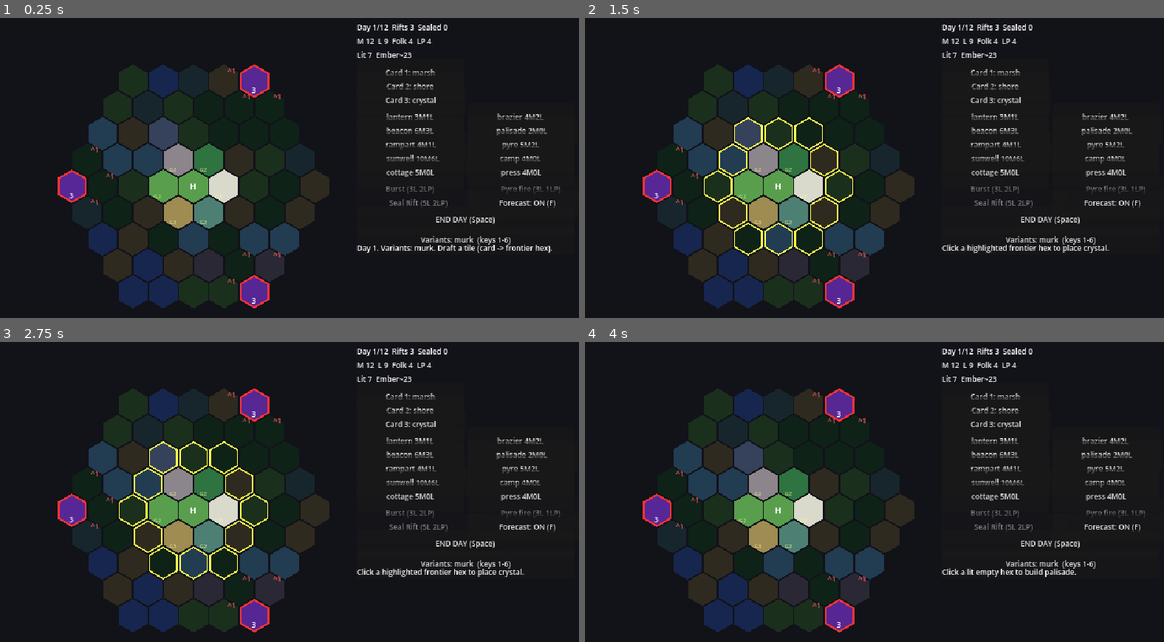
Above: before the commit, frames 1-4 (two rows, left to right).
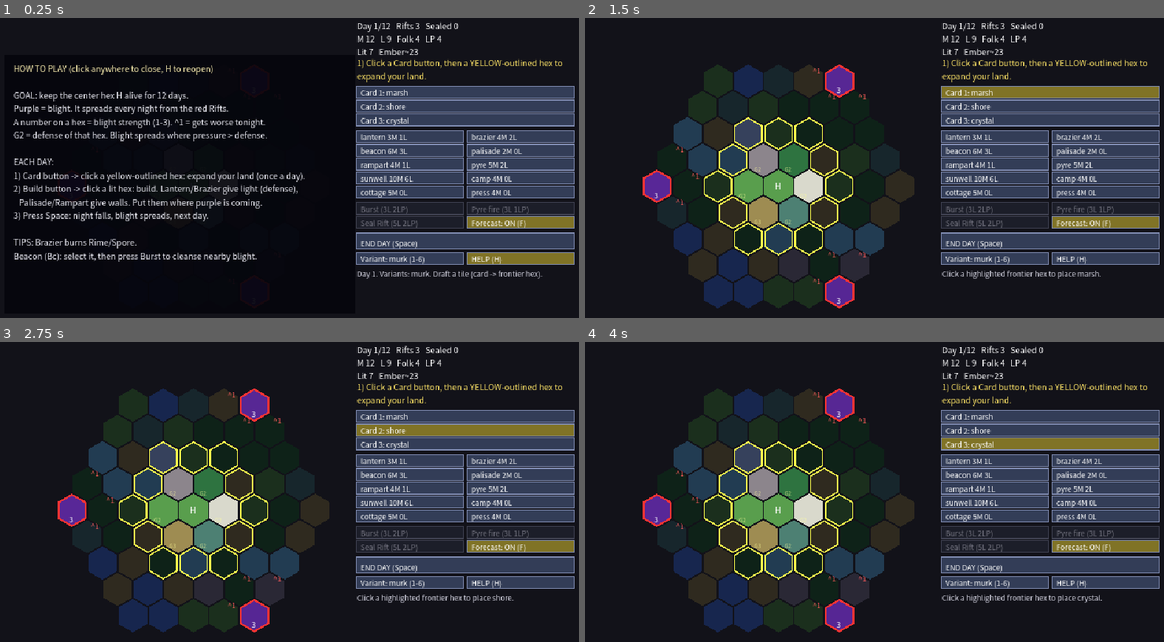
Above: after the commit, the same moments.

Repository: rlawnstlr001-design/SoloOS
Game: Godot game, scene res://scenes/main.tscn
Same seed, same stepped clock (60 frames per second), same inputs: the game is played once before the commit and once after it.
Inputs (mouse positions are in pixels of both pictures, inside the frame that each line leads up to):
- Up to frame 1 (0.25 s): no input
- Up to frame 2 (1.5 s): click (996, 72) at 0.5 s, where only the run before the commit has a clickable "Card 1: marsh"; click (996, 87) at 1.25 s, where only the run before the commit has a clickable "Card 2: shore"
- Up to frame 3 (2.75 s): click (411, 426) at 2 s, where only the run before the commit has a clickable "Card 3: crystal"
- Up to frame 4 (4 s): click (996, 441) at 2.75 s, where only the run before the commit has a clickable "lantern 3M1L"; click (1106, 441) at 3.5 s, where only the run before the commit has a clickable "brazier 4M2L"

The runs differ from the first frame. In frame 1, 46% of the frame differs, in the area x 2-100%, y 1-97%; in frame 2, 20%; in frame 3, 20%; in frame 4, 21%.

Commit message:
Prototype: in-game help overlay, step hints, self-drawn buttons, Korean text on ko locale
Co-Authored-By: Claude Sonnet 5.5 <noreply@anthropic.com>
Claude-Session: https://claude.ai/code/session_01LyjitZeNacAnkruFKNNNhR

Diff:
--- a/scripts/main.gd
+++ b/scripts/main.gd
@@ -38,15 +38,29 @@
 var show_fc := true
 var msg := "Welcome. Place a tile card, build, then End Day (Space)."
 var fc: Array = []
-var ui: CanvasLayer
-var panel_nodes: Array = []
 var font: Font
+var ko := OS.get_locale_language() == "ko"
+var show_help := true
+
+
+func T(en: String, kr: String) -> String:
+	return kr if ko else en
+
+
+func _style(c: Color) -> StyleBoxFlat:
+	var sb := StyleBoxFlat.new()
+	sb.bg_color = c
+	sb.set_corner_radius_all(2)
+	sb.content_margin_left = 3; sb.content_margin_right = 3
+	sb.content_margin_top = 0; sb.content_margin_bottom = 0
+	return sb
 
 
 func _ready() -> void:
-	font = ThemeDB.fallback_font
-	ui = CanvasLayer.new()
-	add_child(ui)
+	var sf := SystemFont.new()
+	sf.font_names = PackedStringArray(["Malgun Gothic", "Noto Sans CJK KR", "Apple SD Gothic Neo", "NanumGothic", "sans-serif"])
+	sf.fallbacks = [ThemeDB.fallback_font]
+	font = sf
 	_new_game()
 
 
@@ -89,75 +103,57 @@
 	return best
 
 
-# ---------------- UI ----------------
+# ---------------- UI (self-drawn buttons: identical look on every Godot version) ----------------
+var btns: Array = []     # {r: Rect2, t: String, cb: Callable, on: bool, act: bool}
+var texts: Array = []    # {p: Vector2, w: float, t: String, c: Color, fs: int}
+var hover_btn := -1
+
+
 func _build_ui() -> void:
-	for n in panel_nodes: n.queue_free()
-	panel_nodes.clear()
+	btns.clear(); texts.clear()
 	var x := 392.0
 	var y := 4.0
-	var lbl := Label.new()
-	lbl.position = Vector2(x, y)
-	lbl.add_theme_font_size_override("font_size", 8)
 	var resist_txt := ""
 	for c in GS.CLASSES:
 		if g.resist[c] > 0: resist_txt += " RESIST-%s(%d)" % [c, g.resist[c]]
-	lbl.text = "Day %d/%d  Rifts %d  Sealed %d\nM %d  L %d  Folk %d  LP %d%s\nLit %d  Ember~%d" % [g.day, g.days, g.rift.size(), g.sealed, g.M, g.L, g.folk, g.lp, resist_txt, g.lit_count(), int(g.ember())]
-	ui.add_child(lbl); panel_nodes.append(lbl)
+	_text(Vector2(x, y + 8), 240, "Day %d/%d   Rifts %d   Sealed %d\nM %d   L %d   Folk %d   LP %d%s\nLit %d   Ember~%d" % [g.day, g.days, g.rift.size(), g.sealed, g.M, g.L, g.folk, g.lp, resist_txt, g.lit_count(), int(g.ember())], Color(1, 1, 1), 9)
 	y += 40
+	_text(Vector2(x, y + 8), 240, _hint(), Color(1, 0.9, 0.4), 9)
+	y += 30
 	if not g.over:
 		for k in range(g.cards.size()):
-			var b := _btn("Card %d: %s%s" % [k + 1, g.cards[k], " (placed)" if placed_today else ""], Vector2(x, y), Vector2(116, 14))
-			b.disabled = placed_today
-			b.pressed.connect(_on_card.bind(k))
+			_btn(T("Card %d: %s", "카드 %d: %s") % [k + 1, g.cards[k]] + (T("  (used)", "  (사용됨)") if placed_today else ""), Vector2(x, y), Vector2(236, 13), _on_card.bind(k), not placed_today, mode == "card" and card_idx == k)
 			y += 15
 		y += 3
 		var col := 0
 		for n in GS.BUILD_ORDER:
 			var c: Array = GS.STRUCT[n]
-			var bx := x + col * 120.0
-			var b2 := _btn("%s %dM%dL" % [n, c[0], c[1]], Vector2(bx, y), Vector2(116, 14))
-			b2.pressed.connect(_on_build.bind(n))
+			_btn("%s %dM %dL" % [n, c[0], c[1]], Vector2(x + col * 120.0, y), Vector2(116, 13), _on_build.bind(n), g.M >= c[0] and g.L >= c[1] and g.lp >= c[2], mode == "build" and build_name == n)
 			col += 1
 			if col == 2:
 				col = 0; y += 15
 		if col == 1: y += 15
 		y += 3
-		var ab_y := y
-		var bb := _btn("Burst (3L 2LP)", Vector2(x, ab_y), Vector2(116, 14))
-		bb.disabled = selected < 0 or not g.can_burst(selected)
-		bb.pressed.connect(_on_burst)
-		var pb := _btn("Pyre fire (3L 1LP)", Vector2(x + 120, ab_y), Vector2(116, 14))
-		pb.disabled = selected < 0 or not g.can_pyre(selected)
-		pb.pressed.connect(_on_pyre)
+		_btn("Burst (3L 2LP)", Vector2(x, y), Vector2(116, 13), _on_burst, selected >= 0 and g.can_burst(selected), false)
+		_btn("Pyre fire (3L 1LP)", Vector2(x + 120, y), Vector2(116, 13), _on_pyre, selected >= 0 and g.can_pyre(selected), false)
 		y += 15
-		var sb := _btn("Seal Rift (5L 2LP)", Vector2(x, y), Vector2(116, 14))
-		sb.disabled = selected < 0 or g.seal_targets(selected).is_empty()
-		sb.pressed.connect(_on_seal)
-		var fb := _btn("Forecast: %s (F)" % ("ON" if show_fc else "off"), Vector2(x + 120, y), Vector2(116, 14))
-		fb.pressed.connect(_toggle_fc)
+		_btn("Seal Rift (5L 2LP)", Vector2(x, y), Vector2(116, 13), _on_seal, selected >= 0 and not g.seal_targets(selected).is_empty(), false)
+		_btn("Forecast: %s (F)" % ("ON" if show_fc else "off"), Vector2(x + 120, y), Vector2(116, 13), _toggle_fc, true, show_fc)
 		y += 18
-	var eb := _btn("END DAY (Space)" if not g.over else "NEW GAME (R)", Vector2(x, y), Vector2(236, 18))
-	eb.pressed.connect(_end_day if not g.over else _new_game)
-	y += 22
-	var vb := _btn("Variants: %s  (keys 1-6)" % VNAMES[vset_idx], Vector2(x, y), Vector2(236, 14))
-	vb.pressed.connect(_next_vset)
+	_btn(T("END DAY (Space)", "하루 끝내기 (Space)") if not g.over else T("NEW GAME (R)", "새 게임 (R)"), Vector2(x, y), Vector2(236, 17), _end_day if not g.over else _new_game, true, false)
+	y += 21
+	_btn(T("Variant: %s (1-6)", "오염: %s (1-6)") % VNAMES[vset_idx], Vector2(x, y), Vector2(116, 13), _next_vset, true, false)
+	_btn(T("HELP (H)", "도움말 (H)"), Vector2(x + 120, y), Vector2(116, 13), _toggle_help, true, show_help)
 	y += 18
-	var ml := Label.new()
-	ml.position = Vector2(x, y)
-	ml.size = Vector2(240, 80)
-	ml.autowrap_mode = TextServer.AUTOWRAP_WORD_SMART
-	ml.add_theme_font_size_override("font_size", 8)
-	ml.text = _info_text()
-	ui.add_child(ml); panel_nodes.append(ml)
-
-
-func _btn(t: String, p: Vector2, s: Vector2) -> Button:
-	var b := Button.new()
-	b.text = t; b.position = p; b.size = s
-	b.add_theme_font_size_override("font_size", 8)
-	b.focus_mode = Control.FOCUS_NONE
-	ui.add_child(b); panel_nodes.append(b)
-	return b
+	_text(Vector2(x, y + 8), 240, _info_text(), Color(0.85, 0.85, 0.9), 8)
+
+
+func _btn(t: String, p: Vector2, sz: Vector2, cb: Callable, on: bool, act: bool) -> void:
+	btns.append({"r": Rect2(p, sz), "t": t, "cb": cb, "on": on, "act": act})
+
+
+func _text(p: Vector2, w: float, t: String, c: Color, fs: int) -> void:
+	texts.append({"p": p, "w": w, "t": t, "c": c, "fs": fs})
 
 
 func _info_text() -> String:
@@ -172,6 +168,27 @@
 	return t
 
 
+func _draw_ui() -> void:
+	for tx in texts:
+		draw_multiline_string(font, tx["p"], tx["t"], HORIZONTAL_ALIGNMENT_LEFT, tx["w"], tx["fs"], -1, tx["c"])
+	for i in range(btns.size()):
+		var b: Dictionary = btns[i]
+		var r: Rect2 = b["r"]
+		var bg := Color(0.20, 0.24, 0.34)
+		if not b["on"]: bg = Color(0.11, 0.12, 0.16)
+		elif b["act"]: bg = Color(0.50, 0.45, 0.15)
+		elif i == hover_btn: bg = Color(0.32, 0.38, 0.55)
+		draw_rect(r, bg)
+		draw_rect(r, Color(0.5, 0.55, 0.7) if b["on"] else Color(0.25, 0.26, 0.32), false, 1.0)
+		draw_string(font, r.position + Vector2(4, r.size.y - 3), b["t"], HORIZONTAL_ALIGNMENT_LEFT, r.size.x - 6, 8, Color(1, 1, 1) if b["on"] else Color(0.45, 0.45, 0.5))
+
+
+func _btn_at(p: Vector2) -> int:
+	for i in range(btns.size()):
+		if btns[i]["r"].has_point(p): return i
+	return -1
+
+
 # ---------------- actions ----------------
 func _on_card(k: int) -> void:
 	mode = "card"; card_idx = k; build_name = ""
@@ -196,6 +213,23 @@
 func _on_seal() -> void:
 	var t: Array = g.seal_targets(selected)
 	g.seal(selected, t[0]); msg = "Rift sealed!"; _refresh()
+
+
+func _toggle_help() -> void:
+	show_help = not show_help
+	queue_redraw()
+
+
+func _hint() -> String:
+	if g.over:
+		return T("Stage over. Press R for a new game.", "끝났습니다. R 키로 새 게임.")
+	if not placed_today:
+		return T("1) Click a Card button, then a YELLOW-outlined hex to expand your land.", "1) Card 버튼을 누르고 노란 테두리 칸을 클릭해 영토를 넓히세요.")
+	if mode == "build":
+		return T("Click a lit hex (not purple) to build. Esc cancels.", "밝은 내 칸(보라색 아님)을 클릭해 짓기. Esc로 취소.")
+	if g.lp > 0 and g.M >= 2:
+		return T("2) Click a build button (try lantern), then a lit hex near the purple. Then press Space.", "2) 건설 버튼(예: lantern) 후 보라색이 다가오는 쪽 내 칸 클릭. 끝나면 Space.")
+	return T("3) Press Space to end the day.", "3) Space를 눌러 하루를 끝내세요.")
 
 
 func _toggle_fc() -> void:
@@ -222,9 +256,16 @@
 func _unhandled_input(e: InputEvent) -> void:
 	if e is InputEventMouseMotion:
 		var h := pick(e.position)
-		if h != hover:
-			hover = h; _build_ui(); queue_redraw()
+		var hb := _btn_at(e.position)
+		if h != hover or hb != hover_btn:
+			hover = h; hover_btn = hb; _build_ui(); queue_redraw()
 	elif e is InputEventMouseButton and e.pressed and e.button_index == MOUSE_BUTTON_LEFT:
+		if show_help:
+			show_help = false; queue_redraw(); return
+		var bi := _btn_at(e.position)
+		if bi >= 0:
+			if btns[bi]["on"]: btns[bi]["cb"].call()
+			return
 		var i := pick(e.position)
 		if i < 0 or g.over: return
 		if mode == "card" and card_idx >= 0 and not placed_today:
@@ -245,6 +286,7 @@
 		match e.keycode:
 			KEY_SPACE: _end_day()
 			KEY_F: _toggle_fc()
+			KEY_H: _toggle_help()
 			KEY_R: _new_game()
 			KEY_ESCAPE: mode = ""; card_idx = -1; build_name = ""; selected = -1; _refresh()
 			KEY_1, KEY_2, KEY_3, KEY_4, KEY_5, KEY_6:
@@ -291,6 +333,30 @@
 			draw_polyline(hex_pts(p, SIZE - 1.0) + PackedVector2Array([hex_pts(p, SIZE - 1.0)[0]]), Color(1, 1, 1), 2.0)
 		elif i == hover:
 			draw_polyline(hex_pts(p, SIZE - 1.0) + PackedVector2Array([hex_pts(p, SIZE - 1.0)[0]]), Color(0.8, 0.8, 0.8), 1.0)
+	_draw_ui()
+	if show_help:
+		var lines: Array = [
+			T("HOW TO PLAY (click anywhere to close, H to reopen)", "플레이 방법 (아무 곳이나 클릭하면 닫힘, H로 다시 열기)"),
+			"",
+			T("GOAL: keep the center hex H alive for 12 days.", "목표: 12일 동안 가운데 H(베이스)를 지키기."),
+			T("Purple = blight. It spreads every night from the red Rifts.", "보라색 = 오염. 밤마다 빨간 테두리 Rift에서 번집니다."),
+			T("A number on a hex = blight strength (1-3). ^1 = gets worse tonight.", "칸의 숫자 = 오염 강도(1~3). ^1 = 오늘 밤 악화 예고."),
+			T("G2 = defense of that hex. Blight spreads where pressure > defense.", "G2 = 그 칸의 방어력. 오염 압력이 방어력보다 크면 번집니다."),
+			"",
+			T("EACH DAY:", "하루 순서:"),
+			T("1) Card button -> click a yellow-outlined hex: expand your land (once a day).", "1) Card 버튼 -> 노란 테두리 칸 클릭: 영토 확장 (하루 1번)"),
+			T("2) Build button -> click a lit hex: build. Lantern/Brazier give light (defense),", "2) 건설 버튼 -> 내 칸 클릭: 건설. Lantern/Brazier=빛(방어),"),
+			T("   Palisade/Rampart give walls. Put them where purple is coming.", "   Palisade/Rampart=방벽. 보라색이 다가오는 쪽에 지으세요."),
+			T("3) Press Space: night falls, blight spreads, next day.", "3) Space: 밤이 되어 오염이 번지고 다음 날로."),
+			"",
+			T("TIPS: Brazier burns Rime/Spore.", "팁: Brazier는 Rime/Spore 오염을 태웁니다."),
+			T("Beacon (Bc): select it, then press Burst to cleanse nearby blight.", "Beacon(Bc): 선택 후 Burst 버튼으로 주변 오염 정화."),
+		]
+		draw_rect(Rect2(10, 40, 380, 280), Color(0.02, 0.02, 0.05, 0.93))
+		var yy := 58.0
+		for ln in lines:
+			draw_string(font, Vector2(20, yy), ln, HORIZONTAL_ALIGNMENT_LEFT, 360, 9, Color(1, 0.95, 0.7) if yy < 60 else Color(0.92, 0.92, 0.95))
+			yy += 14.5
 	if g.over:
 		draw_rect(Rect2(60, 150, 300, 40), Color(0, 0, 0, 0.75))
 		draw_string(font, Vector2(70, 177), "%s - press R" % ("VICTORY" if g.won else "DEFEAT"), HORIZONTAL_ALIGNMENT_LEFT, -1, 22, Color(1, 0.9, 0.4))
--- a/tests/shot.gd
+++ b/tests/shot.gd
@@ -13,6 +13,10 @@
 func _process(_d: float) -> bool:
 	frames += 1
 	if frames == 5:
+		_save("help")
+		m.show_help = false
+		m._refresh()
+	if frames == 6:
 		_save("day1")
 		# play a few scripted days with the real UI methods
 		var g = m.g
--- a/tests/ui_test.gd
+++ b/tests/ui_test.gd
@@ -33,6 +33,9 @@
 	step += 1
 	if step == 2:
 		var g = m.g
+		_check(m.show_help, "help overlay is shown at start")
+		_click(0)
+		_check(not m.show_help, "first click closes help")
 		var lit0: int = g.lit_count()
 		m._on_card(0)
 		var fr: Array = g.frontier()
